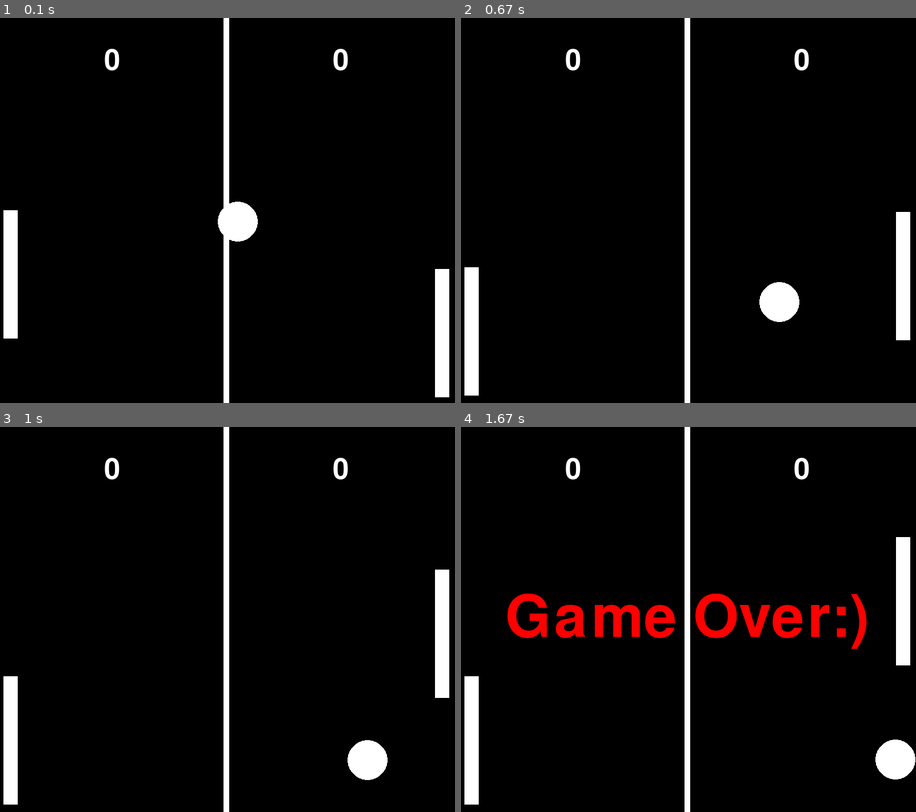
Above: before the commit, frames 1-4 (two rows, left to right).
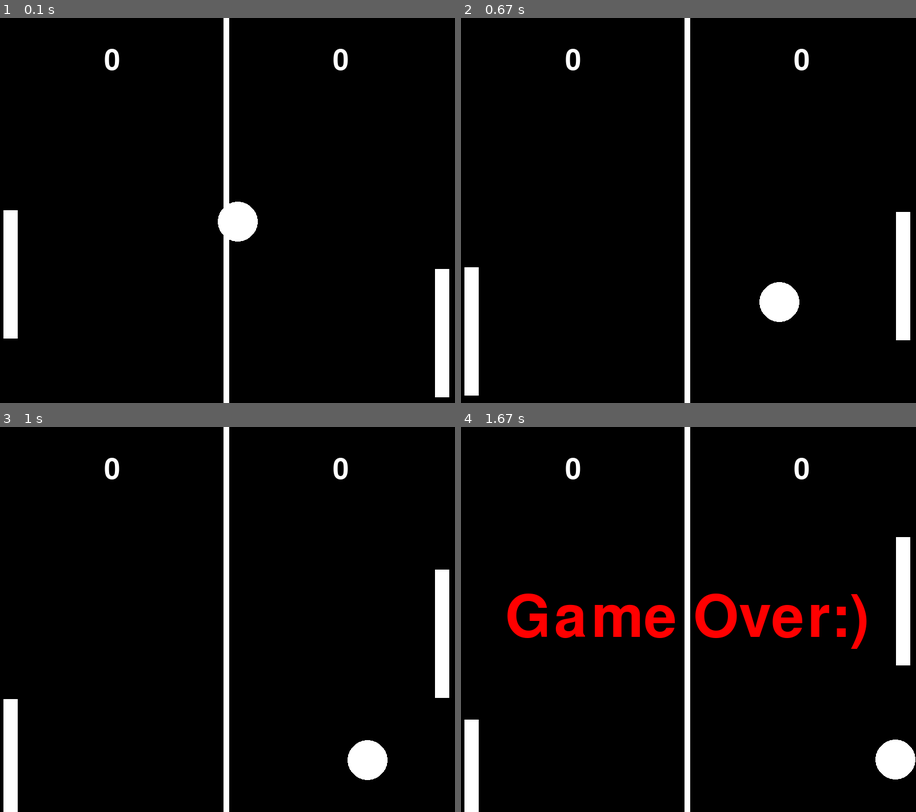
Above: after the commit, the same moments.

Repository: PraddyumnYadav/pong-pygame
Game: pygame game, started from main.py
Two runs of this game, one before a commit and one after it. Both use one fixed random seed, a clock stepped at 60 frames per second and the inputs below.
Inputs:
- Up to frame 1 (0.1 s): no input
- Up to frame 2 (0.67 s): hold S from 0.33 s (still down); hold Up from 0.33 s (still down)
- Up to frame 3 (1 s): release S at 0.8 s; release Up at 0.8 s; hold Up from 0.83 s (still down); hold W from 0.83 s (still down)
- Up to frame 4 (1.67 s): release Up at 1.3 s; release W at 1.3 s; hold Down 1.33-1.63 s; hold S 1.33-1.63 s

Frames 1-2 are identical in both runs. In frame 3, 0.2% of the frame differs, in the area x 0-4%, y 64-100%; in frame 4, 0.4%.

Commit message:
Fix: Height Error

Diff:
--- a/main.py
+++ b/main.py
@@ -94,7 +94,7 @@
             if not (bar1.y + bar_vel + BAR_HEIGHT + 10 >= HEIGHT):
                 bar1.y -= bar_vel
         if keys[pygame.K_s]:
-            if not (bar1.y + bar_vel + BAR_HEIGHT + 10 >= HEIGHT):
+            if not (bar1.y - bar_vel <= 0):
                 bar1.y += bar_vel
 
         draw(CIRCLE_WIDTH, bar1, bar2, line, circle_x, circle_y, score1, score2)
